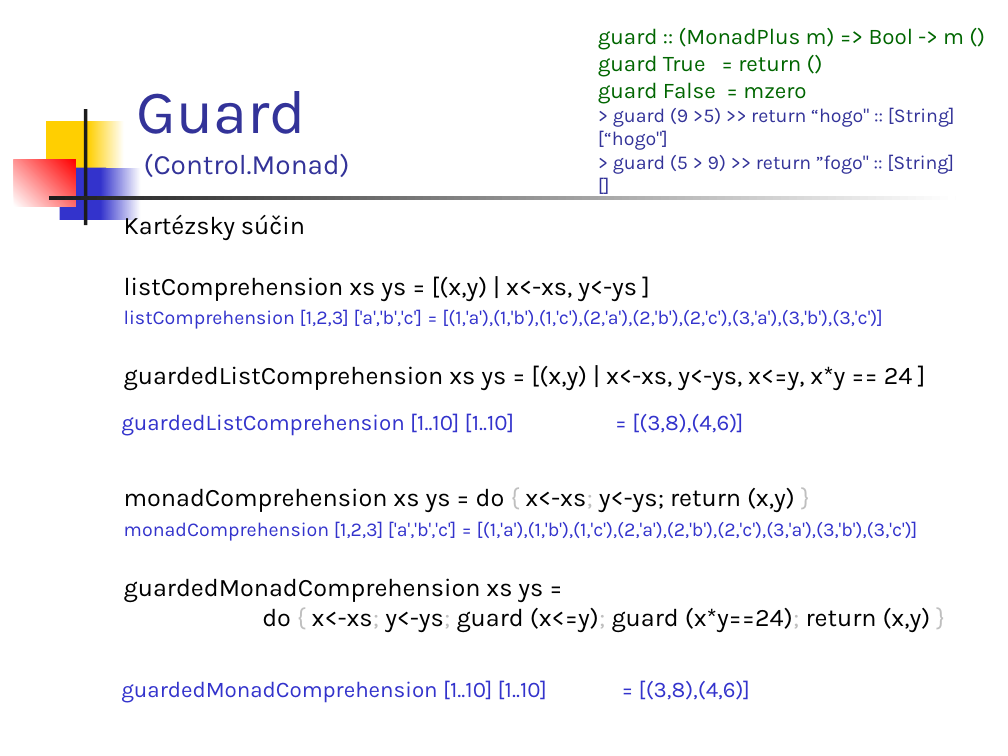
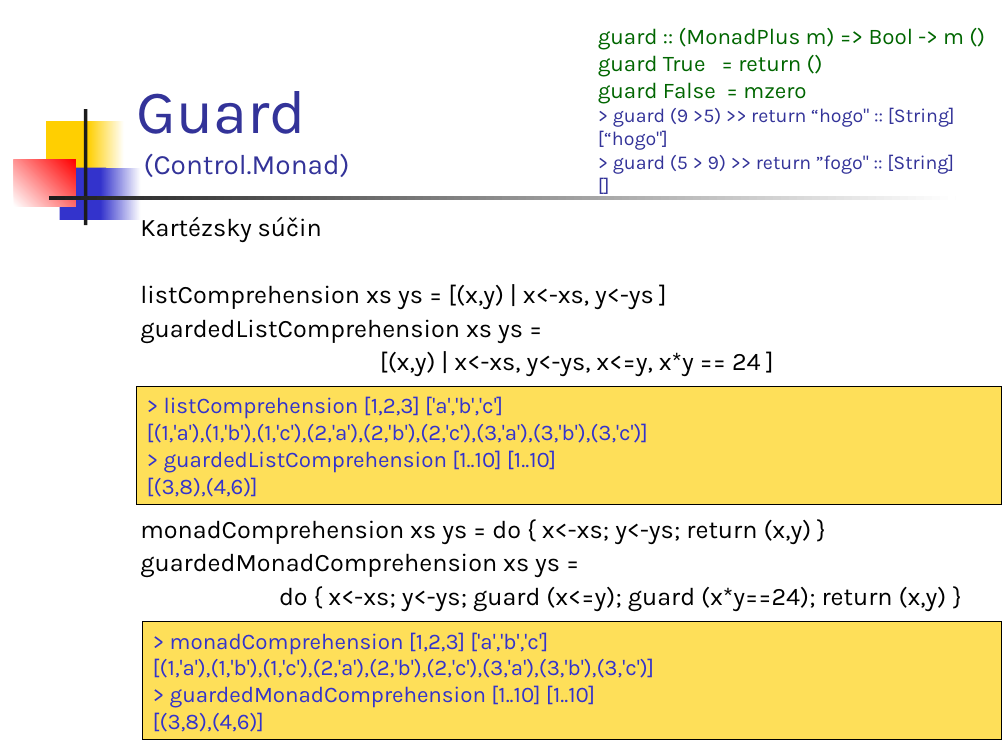
Before and after one commit to Funkcionalne/Prednasky, a slide deck: slide 36 of 12/12_fpro.ppt (slide 17 before the commit). Drawn at 1008x756 pixels with LibreOffice and Linux fonts; fonts in the diff are those of the drawing. Boxes give left, top, right and bottom in pixels: in the first picture for what was removed or moved away, otherwise in the second. Text is boxed around its words. In the diff, an @@ line names an element or a change of style, - is before the commit and + after.

```diff
--- a/12/12_fpro.ppt
+++ b/12/12_fpro.ppt
@@ text "Kartézsky súčin": place and size @@
-text "Kartézsky súčin" at bbox=[124, 211, 931, 633]
+text "Kartézsky súčin" at bbox=[140, 217, 947, 612]
@@ text at bbox=[140, 217, 947, 612]: text colour #BFBFBF to #000000 in "{ x<-xs; }", "{ x<-xs; y<-ys; (x<=y); (x*y==24); }"; line spacing 0.8 to 0.9 @@
@@ text at bbox=[140, 319, 761, 377]: text changed; size 14 to 18 pt; text colour #3333CC to #000000 @@
-listComprehension [1,2,3] ['a','b','c'] = [(1,'a'),(1,'b'),(1,'c'),(2,'a'),(2,'b'),(2,'c'),(3,'a'),(3,'b'),(3,'c')]
-guardedListComprehension xs ys = [(x,y) | x<-xs, y<-ys, x<=y, x*y == 24 ]
+guardedListComprehension xs ys =
+[(x,y) | x<-xs, y<-ys, x<=y, x*y == 24 ]
@@ rectangle added at bbox=[137, 386, 1002, 504], fill #FEDF59, outline #000000 0.74 pt, 16 pt, text #3333CC @@
+> listComprehension [1,2,3] ['a','b','c']
+[(1,'a'),(1,'b'),(1,'c'),(2,'a'),(2,'b'),(2,'c'),(3,'a'),(3,'b'),(3,'c')]
+> guardedListComprehension [1..10] [1..10]
+[(3,8),(4,6)]
@@ text removed at bbox=[121, 413, 743, 436] @@
-guardedListComprehension [1..10] [1..10] = [(3,8),(4,6)]
@@ text at bbox=[124, 521, 918, 541]: paragraph removed @@
-monadComprehension [1,2,3] ['a','b','c'] = [(1,'a'),(1,'b'),(1,'c'),(2,'a'),(2,'b'),(2,'c'),(3,'a'),(3,'b'),(3,'c')]
@@ rectangle added at bbox=[143, 622, 1002, 740], fill #FEDF59, outline #000000 0.74 pt, 16 pt, text #3333CC @@
+> monadComprehension [1,2,3] ['a','b','c']
+[(1,'a'),(1,'b'),(1,'c'),(2,'a'),(2,'b'),(2,'c'),(3,'a'),(3,'b'),(3,'c')]
+> guardedMonadComprehension [1..10] [1..10]
+[(3,8),(4,6)]
@@ text removed at bbox=[121, 680, 750, 703] @@
-guardedMonadComprehension [1..10] [1..10] = [(3,8),(4,6)]
```
Also in this commit, not shown: 24 other slides changed, 23 slides added, 11 slides removed, 7 other files.
